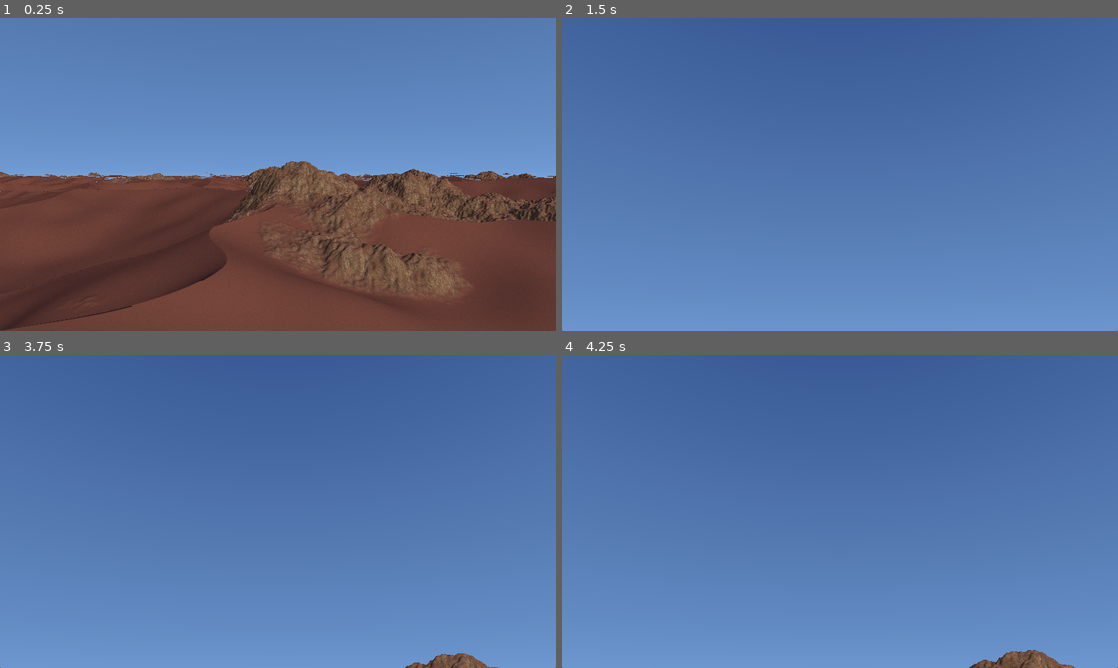
Above: before the commit, frames 1-4 (two rows, left to right).
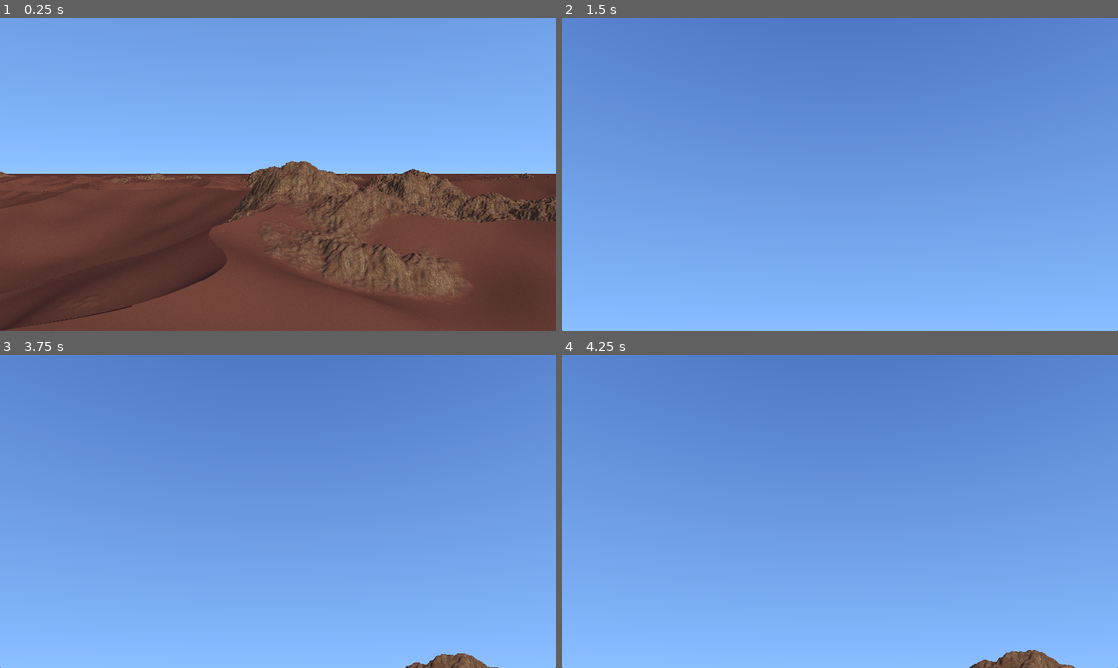
Above: after the commit, the same moments.

Repository: timo-eberl/realtime-graphics-exercises
Game: Godot game, scene res://scene.tscn
The game is run twice, just before and just after one commit, with the same random seed, the same clock (stepped at 60 frames per second) and the same inputs.
Inputs (mouse positions are in pixels of both pictures, inside the frame that each line leads up to):
- Up to frame 1 (0.25 s): no input
- Up to frame 2 (1.5 s): tap Enter at 0.5 s; move the mouse to (867, 174) at 0.52 s; hold W (move_forward) from 0.53 s (still down); tap R at 0.6 s; move the mouse to (812, 174) at 1.27 s; tap M at 1.35 s
- Up to frame 3 (3.75 s): keep holding W (move_forward); tap Space at 2, 3.5 s; move the mouse to (289, 505) at 2.02 s; tap N at 2.1 s; tap Enter at 2.75 s; move the mouse to (272, 517) at 2.77 s; tap L at 2.85 s; move the mouse to (316, 514) at 3.52 s; tap 1 at 3.6 s
- Up to frame 4 (4.25 s): keep holding W (move_forward)

The runs differ from the first frame. In frame 1, 50% of the frame differs, in the area x 0-100%, y 0-56%; in frame 2, 100%, in the area x 0-100%, y 0-100%; in frame 3, 100%; in frame 4, 99%.

Commit message:
make rocks disappear after certain distance. add fake sand plane underneath terrain

Diff:
--- a/project-2/src/scene.gdshader
+++ b/project-2/src/scene.gdshader
@@ -31,9 +31,10 @@
 uniform float sand_on_rock_amount = 0.5;
 // textures
 uniform sampler2D sand_albedo_texture : filter_linear, repeat_enable;
-// uniform sampler2D sand_normal_texture : filter_linear, repeat_enable, hint_normal;
 uniform sampler2D rock_albedo_texture : filter_linear, repeat_enable;
-// uniform sampler2D rock_normal_texture : filter_linear, repeat_enable, hint_normal;
+// controls after what distance the rocks will start to disappear
+uniform float cam_rock_fade_distance_start = 2000.0;
+uniform float cam_rock_fade_distance_end = 3000.0;
 // used to generate the ray
 varying vec3 _ray_p; varying vec3 _ray_dir;
 
@@ -49,11 +50,117 @@
 #include "res://webgl-noise/src/cellular2x2.gdshaderinc"
 #include "res://webgl-noise/src/noise2D.gdshaderinc"
 
+float inv_lerp(float a, float b, float v) { return (v-a) / (b-a); }
+
+float remap(float i_a, float i_b, float o_a, float o_b, float v) {
+	return mix(o_a, o_b, inv_lerp(i_a, i_b, v));
+}
+
+float fractal_snoise( vec2 x, int from, int to, int last ) {
+	float persistence = 0.27;
+	float lacunarity = 3.8;
+	float n = 0.0;
+	float frequency = 1.0;
+	float amplitude = 1.0;
+	float max_n = 0.0;
+
+	for (int i = 0; i < from; i++) {
+		max_n += amplitude;
+		frequency *= lacunarity;
+		amplitude *= persistence;
+	}
+	for (int i = from; i < to; i++) {
+		n += snoise(x * frequency) * amplitude;
+		max_n += amplitude;
+		frequency *= lacunarity;
+		amplitude *= persistence;
+	}
+	for (int i = to; i < last; i++) {
+		max_n += amplitude;
+		frequency *= lacunarity;
+		amplitude *= persistence;
+	}
+
+	return n / max_n; // normalize the result
+}
+
+float rock_height_at(vec3 p, vec3 cam_pos, float threshold) {
+	float cam_distance = distance(cam_pos.xz, p.xz);
+	if (cam_distance > cam_rock_fade_distance_end) {
+		return 0.0;
+	}
+
+	vec2 uv = p.xz / 1000.0;
+	float h0 = rock_height_offset / rock_height;
+	float fn02 = fractal_snoise(uv, 0, 2, 5); // first 2 of 5 octaves
+	float noise = fn02 * rock_height + rock_height_offset;
+	// only if the rock is above the sand, we calculate the other octaves
+	if (noise > threshold - rock_height * 0.1) {
+		float fn25 = fractal_snoise(uv, 2, 5, 5);
+		noise = (fn02+fn25) * rock_height + rock_height_offset;
+	}
+
+	if (cam_distance > cam_rock_fade_distance_start) {
+		// cam_distance is between cam_rock_fade_distance_start and cam_rock_fade_distance_end
+		return remap(cam_rock_fade_distance_start, cam_rock_fade_distance_end, noise, 0.0, cam_distance);
+	}
+
+	return noise;// * rock_height + rock_height_offset;
+}
+
+float sand_height_at(vec3 p, vec3 cam_pos) {
+	float cam_distance = distance(cam_pos.xz, p.xz);
+
+	vec2 uv = p.xz / 250.0;
+	float noise = snoise(uv * 2.5) * 0.7;
+	uv += noise * 0.1;
+	float height = cellular2x2(uv).x;
+	height = smoothstep(0, 1, height);
+	height *= 60.0;
+
+	return height;
+}
+
+float smooth_height_at(vec3 p, vec3 cam_pos) {
+	float sh = sand_height_at(p, cam_pos);
+	// pass high threshold height so the rock height is calculated with less detail
+	float rh = rock_height_at(p, cam_pos, sh) + 0.0;
+	return max(sh, rh);
+}
+
+float sdf_detail(vec3 p, out bool is_close_to_rock) {
+	float sh = sand_height_at(p, _ray_p);
+	// pass the sand height so the rock height can be calculated with less detail
+	// where the sand is covering the rocks
+	float rh = rock_height_at(p, _ray_p, sh);
+	float sdSand = sdPlane(p, vec3(0,1,0), -sh);
+	float sdRock = sdPlane(p, vec3(0,1,0), -rh);
+	is_close_to_rock = sdRock - sdSand < 10.0 && sdRock < 50.0;
+	return opSmoothUnion(sdSand, sdRock, 5.0);
+	// return opUnion(sdSand, sdRock);
+}
+
+float sdfSand(vec3 p) { return sdPlane(p, vec3(0,1,0), -sand_height_at(p, _ray_p)); }
+
+float sdf(vec3 p) { bool b; return sdf_detail(p, b); }
+
+vec3 gradient(vec3 p) {
+	const vec3 dx = vec3(GRADIENT_DT, 0.0, 0.0);
+	const vec3 dy = vec3(0.0, GRADIENT_DT, 0.0);
+	const vec3 dz = vec3(0.0, 0.0, GRADIENT_DT);
+	return vec3( (sdf(p + dx) - sdf(p - dx)) / (2.0 * GRADIENT_DT),
+				 (sdf(p + dy) - sdf(p - dy)) / (2.0 * GRADIENT_DT),
+		 		 (sdf(p + dz) - sdf(p - dz)) / (2.0 * GRADIENT_DT)
+	);
+}
+
 vec3 sky(vec3 dir) {
 	dir = normalize(dir);
 	vec3 sky_color = mix(_horizon_color, _zenith_color, clamp(pow(dir.y, 0.5), 0, 1));
-	float t = smoothstep(cos_sun_radius*0.99995, cos_sun_radius, dot(dir, sun_direction));
-	return mix(sky_color, _sun_color, t);
+	float t = smoothstep(cos_sun_radius*0.999995, cos_sun_radius, dot(dir, sun_direction));
+	float t_bloom = smoothstep(cos_sun_radius*0.998, cos_sun_radius, dot(dir, sun_direction))
+		+ smoothstep(cos_sun_radius*0.99, cos_sun_radius, dot(dir, sun_direction)) * 0.4;
+	return mix(sky_color, _sun_color, t) + mix(sky_color, sun_color, t_bloom);
 }
 
 vec3 shade(vec3 albedo, vec3 point, vec3 normal) {
@@ -72,111 +179,6 @@
 	bool checkerboard = (pf.x > 0.5) == (pf.z > 0.5);
 	albedo *= (checkerboard ? 0.15 : 0.5);
 	return shade(albedo, p, vec3(0.0,1.0,0.0));
-}
-
-vec3 background(Ray ray) {
-	// intersect against ground plane
-	float t = (-ray.p.y) / (ray.dir.y);
-	// intersection in front? draw ground
-	if (t > 0.0) {
-		vec3 hitpoint = ray.p + t * ray.dir;
-		vec3 a = abs(hitpoint);
-		if (max(a.x, max(a.y, a.z)) <= 2.0) { // no checkerboard in the distance
-			return ground_color(hitpoint);
-		}
-	}
-	return sky(ray.dir);
-}
-
-float fractal_snoise( vec2 x, int from, int to, int last ) {
-	float persistence = 0.27;
-	float lacunarity = 3.8;
-	float n = 0.0;
-	float frequency = 1.0;
-	float amplitude = 1.0;
-	float max_n = 0.0;
-
-	for (int i = 0; i < from; i++) {
-		max_n += amplitude;
-		frequency *= lacunarity;
-		amplitude *= persistence;
-	}
-	for (int i = from; i < to; i++) {
-		n += snoise(x * frequency) * amplitude;
-		max_n += amplitude;
-		frequency *= lacunarity;
-		amplitude *= persistence;
-	}
-	for (int i = to; i < last; i++) {
-		max_n += amplitude;
-		frequency *= lacunarity;
-		amplitude *= persistence;
-	}
-
-	return n / max_n; // normalize the result
-}
-
-float rock_height_at(vec3 p, float threshold) {
-	vec2 uv = p.xz / 1000.0;
-	float h0 = rock_height_offset / rock_height;
-	float fn02 = fractal_snoise(uv, 0, 2, 5); // first 2 of 5 octaves
-	float noise = fn02 * rock_height + rock_height_offset;
-	// only if the rock is above the sand, we calculate the other octaves
-	if (noise > threshold - rock_height * 0.1) {
-		float fn25 = fractal_snoise(uv, 2, 5, 5);
-		noise = (fn02+fn25) * rock_height + rock_height_offset;
-	}
-	return noise;// * rock_height + rock_height_offset;
-}
-
-float sand_height_at(vec3 p) {
-	vec2 uv = p.xz / 250.0;
-	float noise = snoise(uv * 2.5) * 0.7;
-	uv += noise * 0.1;
-	float height = cellular2x2(uv).x;
-	height = smoothstep(0, 1, height);
-	return height * 60.0;
-}
-
-float smooth_height_at(vec3 p) {
-	float sh = sand_height_at(p);
-	// pass high threshold height so the rock height is calculated with less detail
-	float rh = rock_height_at(p, sh) + 0.0;
-	return max(sh, rh);
-}
-
-float sdf_detail(vec3 p, out bool is_close_to_rock) {
-	float sh = sand_height_at(p);
-	// pass the sand height so the rock height can be calculated with less detail
-	// where the sand is covering the rocks
-	float rh = rock_height_at(p, sh);
-	float sdSand = sdPlane(p, vec3(0,1,0), -sh);
-	float sdRock = sdPlane(p, vec3(0,1,0), -rh);
-	is_close_to_rock = sdRock - sdSand < 10.0 && sdRock < 50.0;
-	return opSmoothUnion(sdSand, sdRock, 5.0);
-	// return opUnion(sdSand, sdRock);
-}
-
-float sdf(vec3 p) { bool b; return sdf_detail(p, b); }
-
-float sdfSand(vec3 p) { return sdPlane(p, vec3(0,1,0), -sand_height_at(p)); }
-
-vec3 gradient(vec3 p) {
-	const vec3 dx = vec3(GRADIENT_DT, 0.0, 0.0);
-	const vec3 dy = vec3(0.0, GRADIENT_DT, 0.0);
-	const vec3 dz = vec3(0.0, 0.0, GRADIENT_DT);
-	return vec3( (sdf(p + dx) - sdf(p - dx)) / (2.0 * GRADIENT_DT),
-				 (sdf(p + dy) - sdf(p - dy)) / (2.0 * GRADIENT_DT),
-		 		 (sdf(p + dz) - sdf(p - dz)) / (2.0 * GRADIENT_DT)
-	);
-}
-
-float inv_lerp(float a, float b, float v) {
-	return (v-a) / (b-a);
-}
-
-float remap(float i_a, float i_b, float o_a, float o_b, float v) {
-	return mix(o_a, o_b, inv_lerp(i_a, i_b, v));
 }
 
 vec3 visualize_normal(vec3 n) {
@@ -188,6 +190,45 @@
 	else { color += -n.z * vec3(0.0, 0.5, 1.0); }
 	if (n.y > 0.0) { color += n.y * vec3(0, 0.1, 0); }
 	return color;
+}
+
+vec3 shade_surface(vec3 p, vec3 normal) {
+	if (SHOW_HEIGHT_CONTOUR_LINES) {
+		float t = distance( fract( p.y/HEIGHT_CONTOUR_LINES_DISTANCE + 0.5 ), 0.5 );
+		if (t < 0.03) { return vec3(0); }
+	}
+	if (VISUALIZE_NORMALS) { return visualize_normal(normal); }
+	vec2 sand_uv = vec2(p.x, -p.z) * 0.2;
+	vec2 rock_uv = vec2(p.x, -p.z) * 0.05;
+	vec3 sand_albedo = texture(sand_albedo_texture, sand_uv).xyz;
+	vec3 rock_albedo = texture(rock_albedo_texture, rock_uv).xyz;
+	sand_albedo = sRGB_to_linear(sand_albedo) * vec3(1.0, 0.7, 0.7);
+	rock_albedo = sRGB_to_linear(rock_albedo) * vec3(1.0, 0.9, 0.8);
+
+	// add some sand on top of the rocks based on the normal y direction
+	float t = remap(0.5, 0.9, 0.0, sand_on_rock_amount, normal.y);
+	t = clamp(t, 0, sand_on_rock_amount);
+	vec3 rock_with_sand_albedo = mix(rock_albedo, sand_albedo, t);
+
+	// mix colors based on sdf
+	float distance_to_sand = sdfSand(p) - EPSILON;
+	vec3 albedo = mix(sand_albedo, rock_with_sand_albedo, clamp(distance_to_sand,0,1));
+
+	return shade(albedo, p, normal);
+}
+
+vec3 background(Ray ray) {
+	// draw ground plane shaded as sound ("beneath" sdf) to hide that sometimes the sdf becomes invisible
+	// intersect against ground plane
+	float t = (-ray.p.y) / (ray.dir.y);
+	// intersection in front? draw ground
+	if (t > 0.0) {
+		vec3 hitpoint = ray.p + t * ray.dir;
+		vec3 a = abs(hitpoint);
+		float cam_distance = distance(ray.p.xz, hitpoint.xz);
+		return shade_surface(hitpoint, vec3(0,1,0));
+	}
+	return sky(ray.dir);
 }
 
 vec3 sphere_trace_ray(Ray ray) {
@@ -210,30 +251,9 @@
 		p = p + ray.dir * d;
 	}
 
-	if (d < EPSILON) { // shade surface
+	if (d < EPSILON) {
 		vec3 normal = normalize(gradient(p));
-		if (SHOW_HEIGHT_CONTOUR_LINES) {
-			float t = distance( fract( p.y/HEIGHT_CONTOUR_LINES_DISTANCE + 0.5 ), 0.5 );
-			if (t < 0.03) { return vec3(0); }
-		}
-		if (VISUALIZE_NORMALS) { return visualize_normal(normal); }
-		vec2 sand_uv = vec2(p.x, -p.z) * 0.2;
-		vec2 rock_uv = vec2(p.x, -p.z) * 0.05;
-		vec3 sand_albedo = texture(sand_albedo_texture, sand_uv).xyz;
-		vec3 rock_albedo = texture(rock_albedo_texture, rock_uv).xyz;
-		sand_albedo = sRGB_to_linear(sand_albedo) * vec3(1.0, 0.7, 0.7);
-		rock_albedo = sRGB_to_linear(rock_albedo) * vec3(1.0, 0.9, 0.8);
-
-		// add some sand on top of the rocks based on the normal y direction
-		float t = remap(0.5, 0.9, 0.0, sand_on_rock_amount, normal.y);
-		t = clamp(t, 0, sand_on_rock_amount);
-		vec3 rock_with_sand_albedo = mix(rock_albedo, sand_albedo, t);
-
-		// mix colors based on sdf
-		float distance_to_sand = sdfSand(p) - EPSILON;
-		vec3 albedo = mix(sand_albedo, rock_with_sand_albedo, clamp(distance_to_sand,0,1));
-
-		return shade(albedo, p, normal);
+		return shade_surface(p, normal);
 	}
 	else {
 		return background(ray);
@@ -246,7 +266,7 @@
 		ray = orthographic_ray(ORTHO_CAM_SIZE_Y, aspect_ratio, UV);
 	}
 	else {
-		vec3 cam_pos = camera_position + vec3(0, smooth_height_at(camera_position), 0);
+		vec3 cam_pos = camera_position + vec3(0, smooth_height_at(camera_position, camera_position), 0);
 		ray = perspective_ray(azimuth, elevation, cam_pos, aspect_ratio, vertical_fov_radians, UV);
 	}
 	_ray_p = ray.p; _ray_dir = ray.dir;
--- a/project-2/src/scene.tscn
+++ b/project-2/src/scene.tscn
@@ -35,6 +35,8 @@
 shader_parameter/rock_height_offset = -68.925
 shader_parameter/rock_height = 183.44
 shader_parameter/sand_on_rock_amount = 0.595
+shader_parameter/cam_rock_fade_distance_start = 2000.0
+shader_parameter/cam_rock_fade_distance_end = 3000.0
 shader_parameter/sand_albedo_texture = ExtResource("3_1qq44")
 shader_parameter/rock_albedo_texture = ExtResource("3_wrpgw")
 
